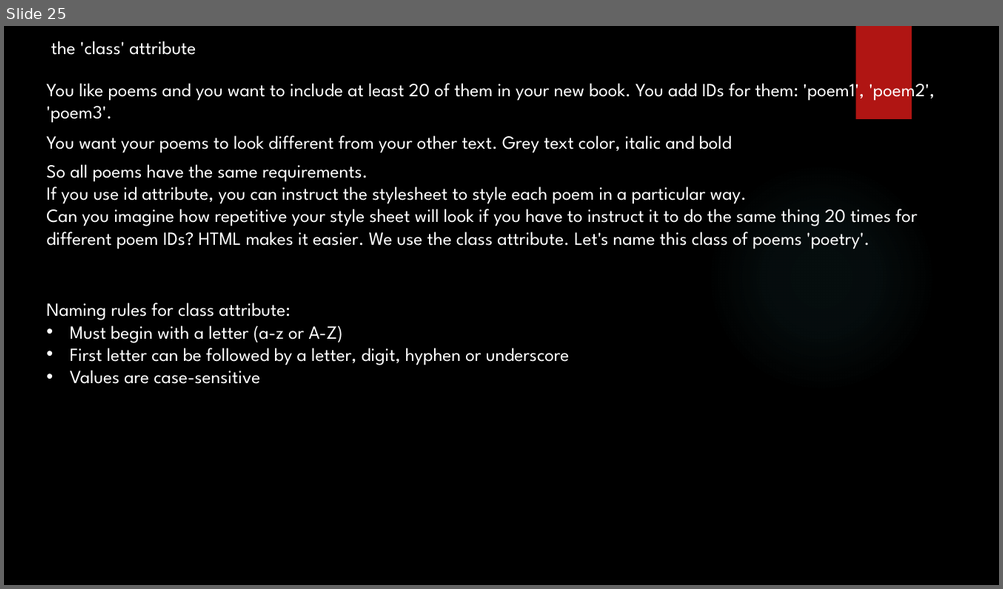
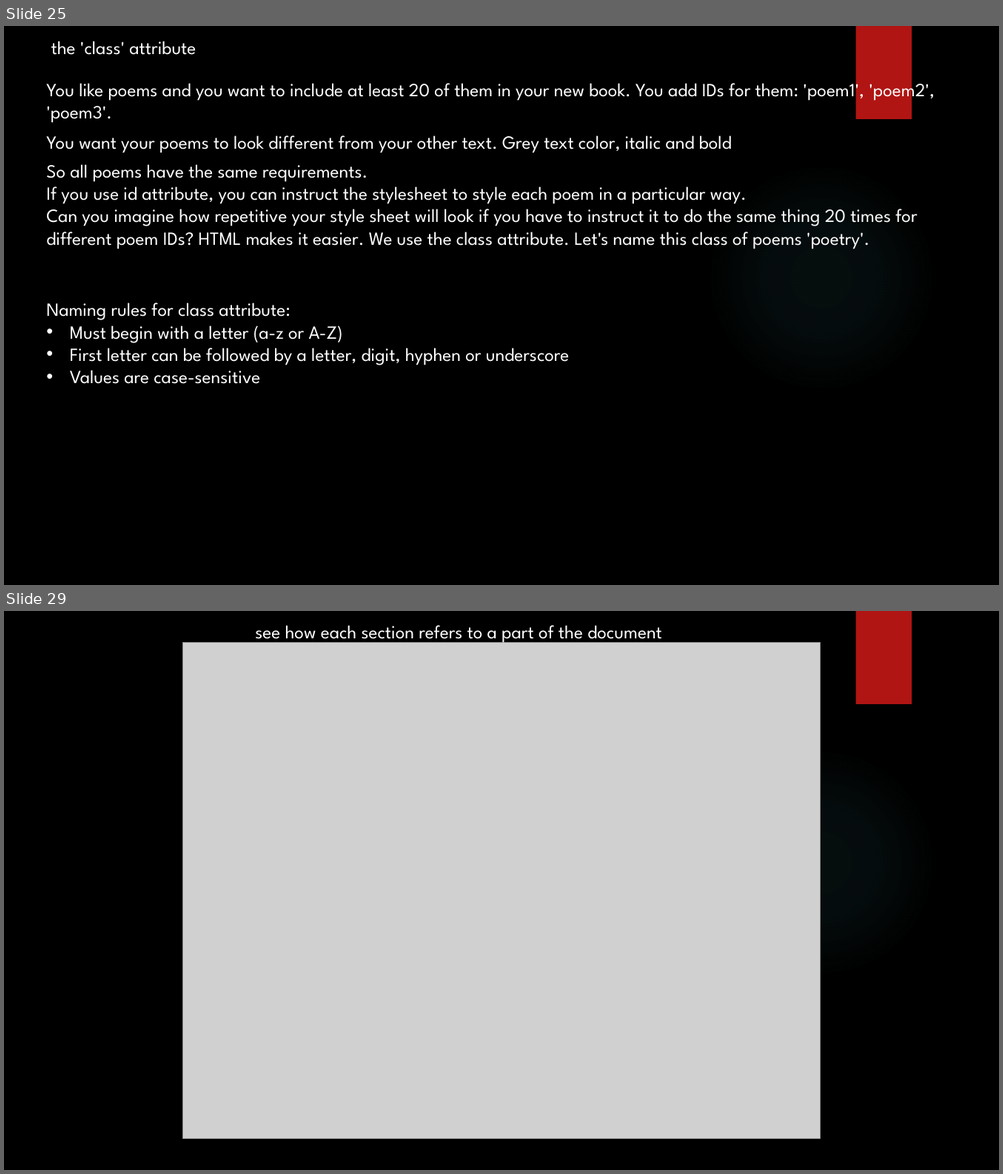
Before and after one commit to yogeshwar1996/HTML5CSS, a slide deck: Fundamentals of HTML and CSS.pptx. Shown one above the other, each under a label of ours: slide 25 before the commit, slides 25 and 29 after it; the slides between them are not shown. The pictures are 1003x589 and 1003x1174 pixels, drawn with LibreOffice and Linux fonts; fonts in the diff are those of the drawing; grey boxes stand for pictures; background and template pictures are left out. Boxes give left, top, right and bottom in pixels: in the first picture for what was removed or moved away, otherwise in the second. Text is boxed around its words. In the diff, an @@ line names an element or a change of style, - is before the commit and + after.

```diff
--- a/Fundamentals of HTML and CSS.pptx
+++ b/Fundamentals of HTML and CSS.pptx
@@ slide 29 added at (x1=4, y1=611, x2=999, y2=1170), background picture (left out); not listed: 2 template elements that a slide beside it also shows @@
@@ text added at (x1=255, y1=625, x2=662, y2=644), 18 pt, text #FFFFFF @@
+see how each section refers to a part of the document
@@ picture added at (x1=183, y1=642, x2=820, y2=1139) @@
```
Also in this commit, not shown: 4 other slides added, 5 slides removed, 2 other files.
